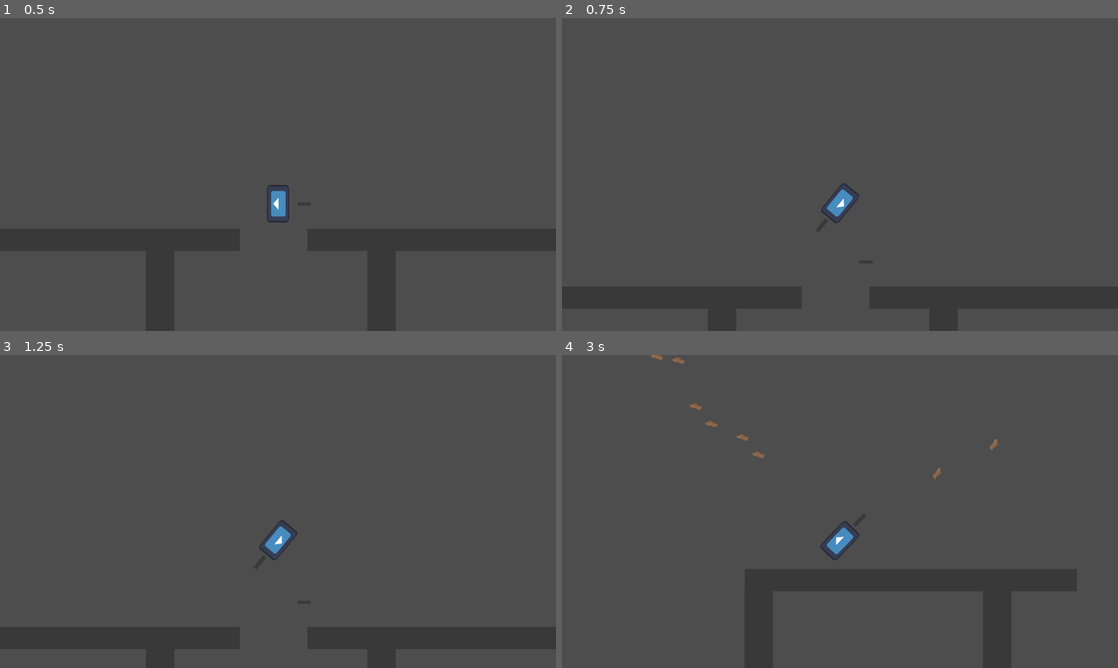
Above: before the commit, frames 1-4 (two rows, left to right).
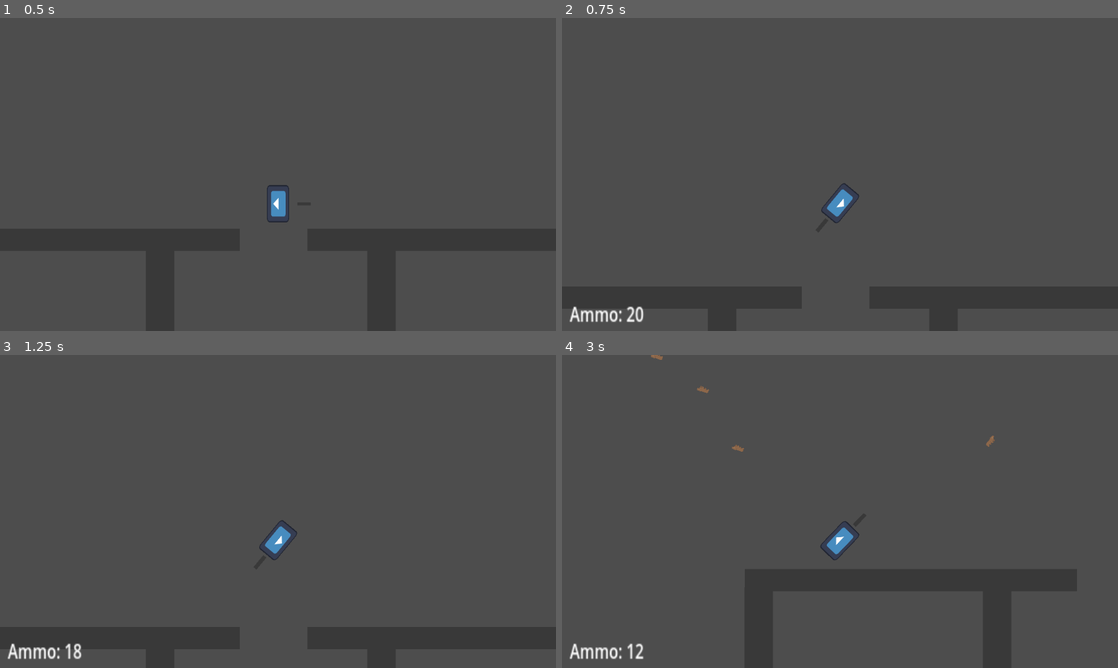
Above: after the commit, the same moments.

Repository: jceja3936/Speedial-Phoenix
Game: Godot game, scene res://scenes/level.tscn
Two runs of this game, one before a commit and one after it. Both use one fixed random seed, a clock stepped at 60 frames per second and the inputs below. The engine's default icon, where the game draws it, is replaced by a stand-in: a white triangle on a blue panel in a dark square.
Inputs (mouse positions are in pixels of both pictures, inside the frame that each line leads up to):
- Up to frame 1 (0.5 s): no input
- Up to frame 2 (0.75 s): tap Enter at 0.5 s; move the mouse to (812, 237) at 0.52 s; press the mouse at (812, 237) at 0.53 s; hold W (Up) from 0.53 s (still down); tap F (Pick up) at 0.6 s
- Up to frame 3 (1.25 s): keep holding W (Up)
- Up to frame 4 (3 s): move the mouse to (1006, 558) at 1.27 s; release the mouse at (1006, 558) at 1.28 s; click (1006, 558) at 1.35 s; tap F (Pick up) at 1.55, 2.1 s; move the mouse to (673, 464) at 2.02 s; release W (Up) at 2.03 s; press the mouse at (673, 464) at 2.03 s; hold Left (Left) from 2.03 s (still down); move the mouse to (867, 511) at 2.77 s; release the mouse at (867, 511) at 2.78 s; click (867, 511) at 2.85 s

Frame 1 is identical in both runs. In frame 2, 0.3% of the frame differs, in the area x 1-15%, y 92-98%; in frame 3, 0.3%; in frame 4, 0.6%, in the area x 1-79%, y 0-98%.

Commit message:
Ammo implemented
User can now pick up weapons, weapons have ammo

Diff:
--- a/3d1/pistol.gd
+++ b/3d1/pistol.gd
@@ -21,3 +21,4 @@
 	if Input.is_action_just_pressed("Pick up") and closeEnough:
 		if lastEntered.has_method("weaponGrabbed"):
 			lastEntered.call("weaponGrabbed", .2, "bruh")
+			queue_free()
--- a/3d1/player.gd
+++ b/3d1/player.gd
@@ -6,8 +6,7 @@
 @export var health = 200
 @export var shootSFX: AudioStreamPlayer2D
 @export var bullet: PackedScene = load("res://scenes/bullet.tscn")
-
-var gunTexture: Texture = load("res://assets/basicSquare.svg")
+@export var camera: Camera2D
 
 var dead = false
 var deathTexture: Texture = load("res://assets/icon.svg")
@@ -16,10 +15,13 @@
 var rng = RandomNumberGenerator.new()
 var fireRate = .2
 var gunPickedUp = false
+var ammo = 21
 
 func _physics_process(delta: float) -> void:
-	if Input.is_action_pressed("shoot") and canFire:
+	if Input.is_action_pressed("shoot") and canFire and ammo > 0:
 		fire()
+		ammo -= 1
+		camera.get_child(0).text = "Ammo: " + str(ammo)
 
 
 func hit() -> void:
@@ -70,8 +72,9 @@
 	fireRate = value
 	gunPickedUp = true
 	_fireRateControll()
-	print("Yeah babsy")
-	$hun.texture = gunTexture
-	if sprite == "bruh":
-		$hun.scale.x = .9
-		$hun.scale.y = .25
+	camera.get_child(0).show()
+	camera.get_child(0).text = "Ammo: " + str(ammo)
+	$hun.update_values(1)
+
+func getAmmo():
+	return ammo
--- /dev/null
+++ b/3d1/scenes/camera_2d.gd
@@ -0,0 +1,10 @@
+extends Camera2D
+
+@export var player: CharacterBody2D
+
+# Called every frame. 'delta' is the elapsed time since the previous frame.
+func _process(delta: float) -> void:
+	position = player.get_global_position()
+
+func _ready() -> void:
+	$AmAm.hide()
--- /dev/null
+++ b/3d1/scenes/hun.gd
@@ -0,0 +1,21 @@
+extends Sprite2D
+
+var ammo = 21;
+var mags = 0;
+var currentSprite: Texture
+
+func update_values(value: int):
+	print(value)
+	match value:
+		1:
+			currentSprite = load("res://assets/basicSquare.svg")
+	update_Self()
+
+func update_Self():
+	if (currentSprite != null):
+		texture = currentSprite
+
+func getAmmo():
+	return ammo
+func getMags():
+	return mags
--- a/3d1/scenes/level.tscn
+++ b/3d1/scenes/level.tscn
@@ -1,10 +1,11 @@
-[gd_scene load_steps=16 format=3 uid="uid://e64wgf8otggf"]
+[gd_scene load_steps=17 format=3 uid="uid://e64wgf8otggf"]
 
 [ext_resource type="Texture2D" uid="uid://cl21634jajktv" path="res://assets/basicSquare.svg" id="1_w7c3h"]
 [ext_resource type="PackedScene" uid="uid://drhq6gxwrpafr" path="res://scenes/player.tscn" id="2_w8frs"]
 [ext_resource type="PackedScene" uid="uid://be6urb1y6j6q4" path="res://scenes/death_box.tscn" id="3_w8frs"]
 [ext_resource type="PackedScene" uid="uid://cv60myid72qvl" path="res://scenes/enemy.tscn" id="4_mx8sn"]
 [ext_resource type="PackedScene" uid="uid://byqq6tb73yo2i" path="res://scenes/pistol.tscn" id="5_ppgk2"]
+[ext_resource type="Script" uid="uid://chkhd3dmd1eha" path="res://scenes/camera_2d.gd" id="6_2r41h"]
 
 [sub_resource type="RectangleShape2D" id="RectangleShape2D_w7c3h"]
 size = Vector2(57.5, 49.4118)
@@ -38,12 +39,9 @@
 
 [node name="Level" type="Node2D"]
 
-[node name="Player" parent="." instance=ExtResource("2_w8frs")]
+[node name="Player" parent="." node_paths=PackedStringArray("camera") instance=ExtResource("2_w8frs")]
 position = Vector2(964, -239)
-
-[node name="Camera2D" type="Camera2D" parent="Player"]
-offset = Vector2(0, -100)
-zoom = Vector2(0.6, 0.6)
+camera = NodePath("../Camera2D")
 
 [node name="walls" type="Node2D" parent="."]
 position = Vector2(978, 441)
@@ -230,4 +228,19 @@
 collision_layer = 2
 collision_mask = 2
 
+[node name="Camera2D" type="Camera2D" parent="." node_paths=PackedStringArray("player")]
+position = Vector2(964, -239)
+offset = Vector2(0, -100)
+zoom = Vector2(0.6, 0.6)
+script = ExtResource("6_2r41h")
+player = NodePath("../Player")
+
+[node name="AmAm" type="Label" parent="Camera2D"]
+offset_left = -933.0
+offset_top = 331.0
+offset_right = -864.0
+offset_bottom = 354.0
+scale = Vector2(3.27999, 4.28)
+text = "Ammo: 0"
+
 [connection signal="pickedUp" from="pistol" to="Player" method="_on_pistol_picked_up"]
--- a/3d1/scenes/pistol.tscn
+++ b/3d1/scenes/pistol.tscn
@@ -28,7 +28,6 @@
 
 [node name="CollisionShape2D" type="CollisionShape2D" parent="."]
 position = Vector2(-50.2392, -2.08616e-06)
-scale = Vector2(1, 1)
 shape = SubResource("RectangleShape2D_buff3")
 
 [connection signal="body_entered" from="Area2D" to="." method="_on_area_2d_body_entered"]
--- a/3d1/scenes/player.tscn
+++ b/3d1/scenes/player.tscn
@@ -1,8 +1,9 @@
-[gd_scene load_steps=5 format=3 uid="uid://drhq6gxwrpafr"]
+[gd_scene load_steps=6 format=3 uid="uid://drhq6gxwrpafr"]
 
 [ext_resource type="Texture2D" uid="uid://i8kqk3lu2u5c" path="res://assets/icon.svg" id="1_4flbx"]
 [ext_resource type="Script" uid="uid://baewr3b6a44lq" path="res://player.gd" id="1_g2els"]
 [ext_resource type="PackedScene" uid="uid://d0k1a6sp617ph" path="res://scenes/bullet.tscn" id="4_dqkch"]
+[ext_resource type="Script" uid="uid://qde2iyn7j3ic" path="res://scenes/hun.gd" id="5_qlg0r"]
 [ext_resource type="AudioStream" uid="uid://cadwgeq4p65vl" path="res://assets/9mm.wav" id="5_tuyoq"]
 
 [node name="Player" type="CharacterBody2D" node_paths=PackedStringArray("shootSFX")]
@@ -34,5 +35,6 @@
 [node name="hun" type="Sprite2D" parent="."]
 position = Vector2(98, 0)
 scale = Vector2(0.9, 0.25)
+script = ExtResource("5_qlg0r")
 
 [connection signal="timeout" from="Timer" to="." method="_on_timer_timeout"]
Not shown, added: 3d1/scenes/camera_2d.gd.uid
Not shown, added: 3d1/scenes/hun.gd.uid
